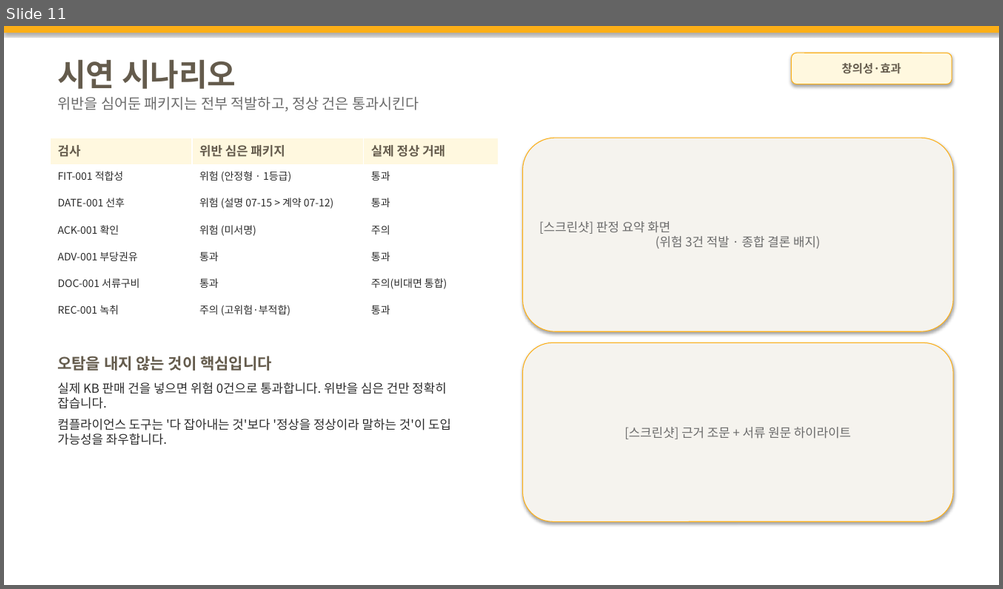
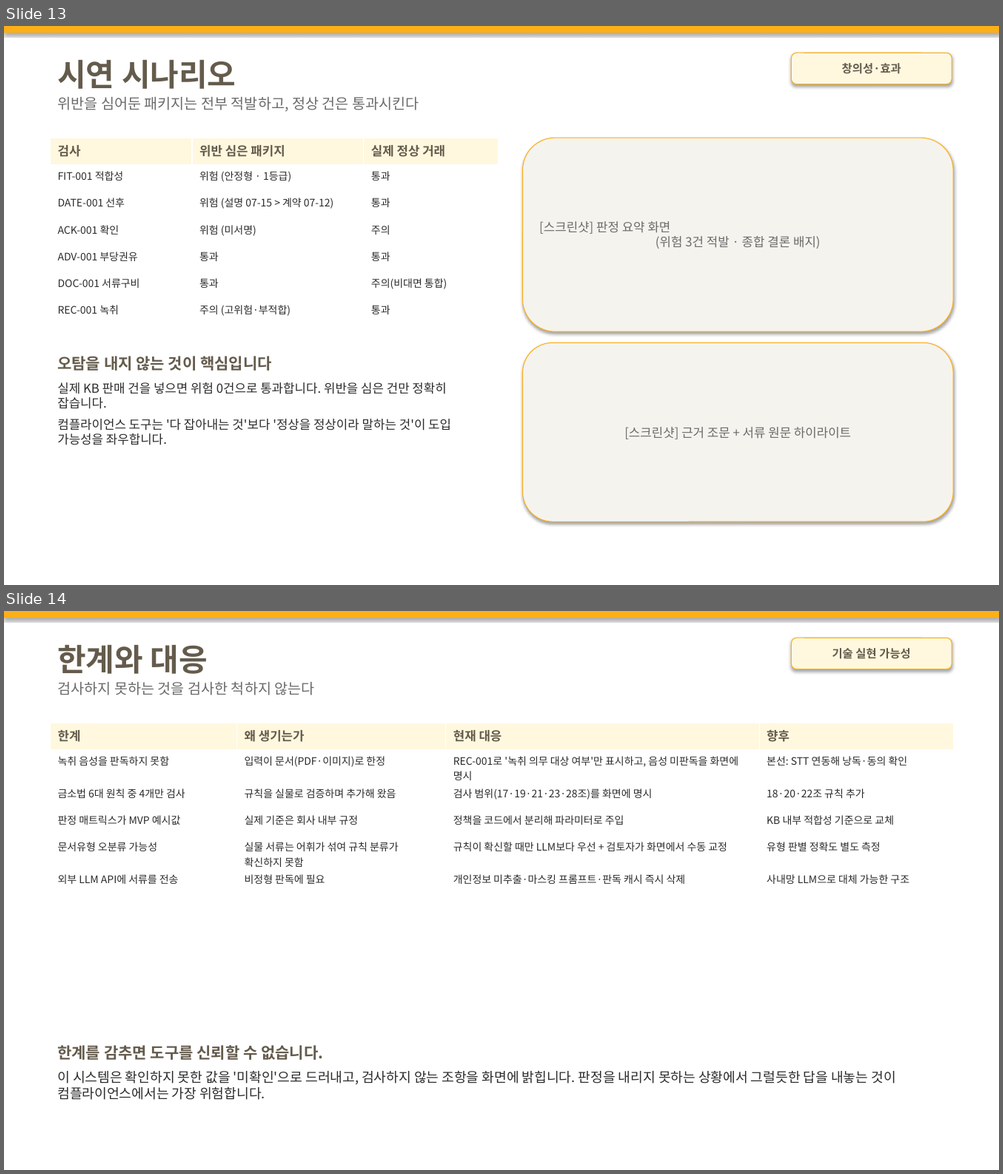
Before and after one commit to M0282/26KBAI_LW, a slide deck: docs/기술설명서_초안.pptx. Shown one above the other, each under a label of ours: slide 11 before the commit, slides 13 and 14 after it. The pictures are 1003x589 and 1003x1174 pixels, drawn with LibreOffice and Linux fonts; fonts in the diff are those of the drawing. Boxes give left, top, right and bottom in pixels: in the first picture for what was removed or moved away, otherwise in the second. Text is boxed around its words. In the diff, an @@ line names an element or a change of style, - is before the commit and + after.

```diff
--- a/docs/기술설명서_초안.pptx
+++ b/docs/기술설명서_초안.pptx
@@ slide 14 added at <box>4,611,999,1170</box>, background #FFFFFF @@
@@ rectangle added at <box>4,611,999,618</box>, fill #FCAF17 @@
@@ text added at <box>57,645,315,695</box>, 14 pt, text #6B6B6B @@
+한계와 대응
+검사하지 못하는 것을 검사한 척하지 않는다
@@ rounded rectangle added at <box>791,638,951,669</box>, fill #FFF8DF, outline #FCAF17 0.75 pt, 11 pt, text #645B4C, bold @@
+기술 실현 가능성
@@ table added at <box>51,723,953,887</box>, 6 rows, 4 columns @@
+한계 | 왜 생기는가 | 현재 대응 | 향후
+녹취 음성을 판독하지 못함 | 입력이 문서(PDF·이미지)로 한정 | REC-001로 '녹취 의무 대상 여부'만 표시하고, 음성 미판독을 화면에 명시 | 본선: STT 연동해 낭독·동의 확인
+금소법 6대 원칙 중 4개만 검사 | 규칙을 실물로 검증하며 추가해 왔음 | 검사 범위(17·19·21·23·28조)를 화면에 명시 | 18·20·22조 규칙 추가
+판정 매트릭스가 MVP 예시값 | 실제 기준은 회사 내부 규정 | 정책을 코드에서 분리해 파라미터로 주입 | KB 내부 적합성 기준으로 교체
+문서유형 오분류 가능성 | 실물 서류는 어휘가 섞여 규칙 분류가 확신하지 못함 | 규칙이 확신할 때만 LLM보다 우선 + 검토자가 화면에서 수동 교정 | 유형 판별 정확도 별도 측정
+외부 LLM API에 서류를 전송 | 비정형 판독에 필요 | 개인정보 미추출·마스킹 프롬프트·판독 캐시 즉시 삭제 | 사내망 LLM으로 대체 가능한 구조
@@ text added at <box>57,1045,895,1100</box>, 13 pt, text #2B2B2B @@
+한계를 감추면 도구를 신뢰할 수 없습니다.
+이 시스템은 확인하지 못한 값을 '미확인'으로 드러내고, 검사하지 않는 조항을 화면에 밝힙니다. 판정을 내리지 못하는 상황에서 그럴듯한 답을 내놓는 것이 컴플라이언스에서는 가장 위험합니다.
@@ what was slide 11 is now slide 13 @@
```
Also in this commit, not shown: 1 slide changed, 2 other slides added, 2 other files.
